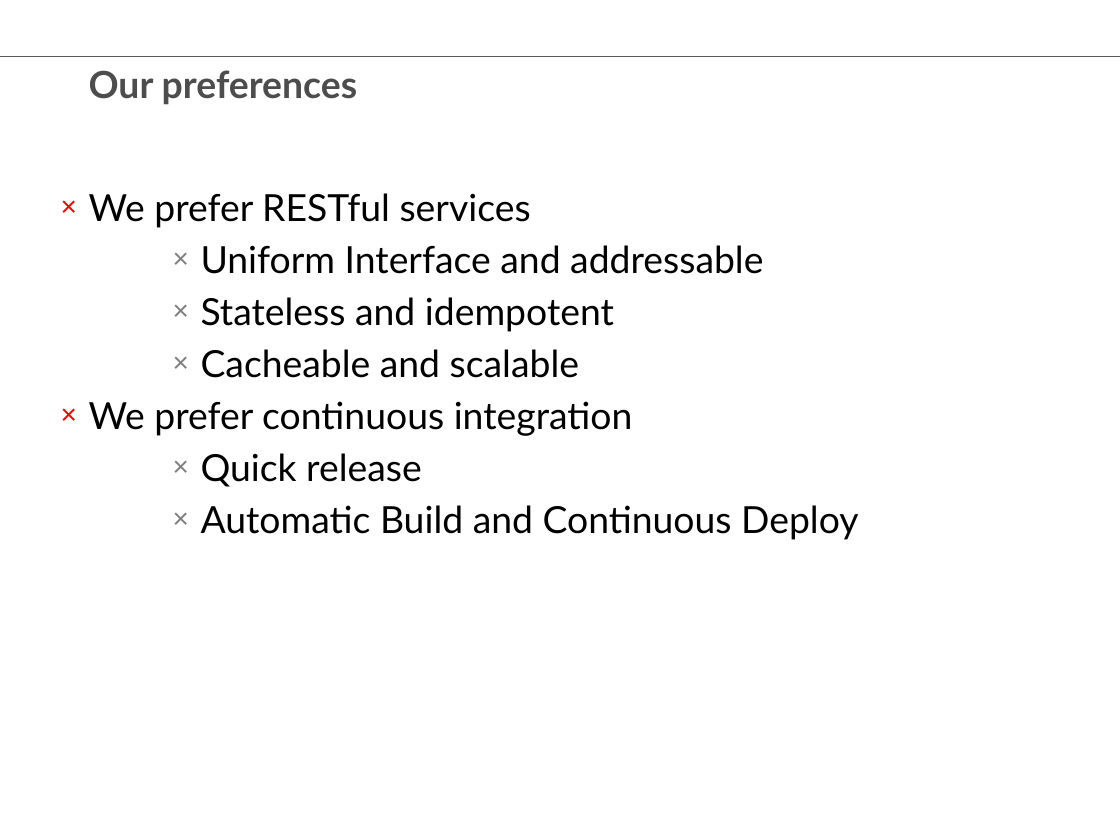
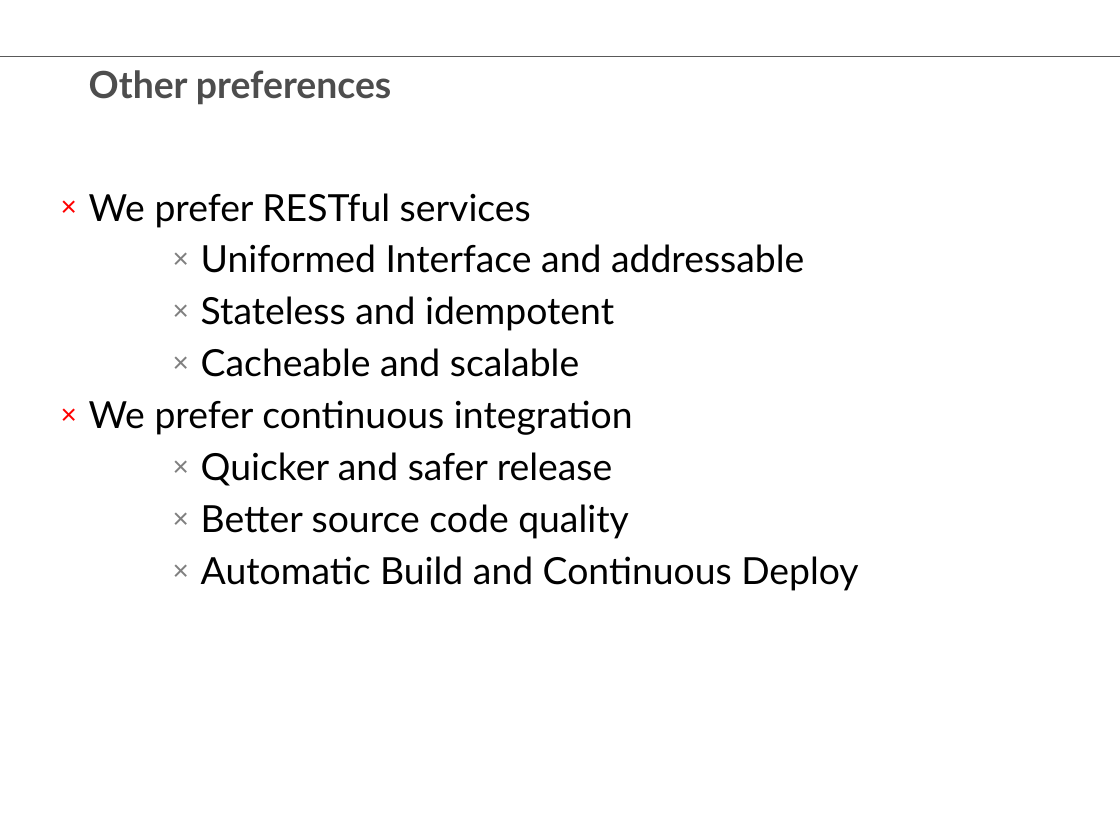
Before and after one commit to chenglx/myenv, a slide deck: slide 8 of Equity Data Technology Vision.ppt (slide 16 before the commit). Drawn at 1120x840 pixels with LibreOffice and Linux fonts; fonts in the diff are those of the drawing; background and template pictures are left out. Boxes give left, top, right and bottom in pixels: in the first picture for what was removed or moved away, otherwise in the second. Text is boxed around its words. In the diff, an @@ line names an element or a change of style, - is before the commit and + after.

```diff
--- a/Equity Data Technology Vision.ppt
+++ b/Equity Data Technology Vision.ppt
@@ title at [89,70,391,105]: text changed @@
-Our preferences
+Other preferences
@@ text at [201,244,804,273]: text changed @@
-  × Uniform Interface and addressable
+  × Uniformed Interface and addressable
@@ text at [201,452,629,539]: text changed @@
-  × Quick release
+  × Quicker and safer release
+  × Better source code quality
```
Also in this commit, not shown: 8 other slides changed, 1 slide removed, 2 other files.
